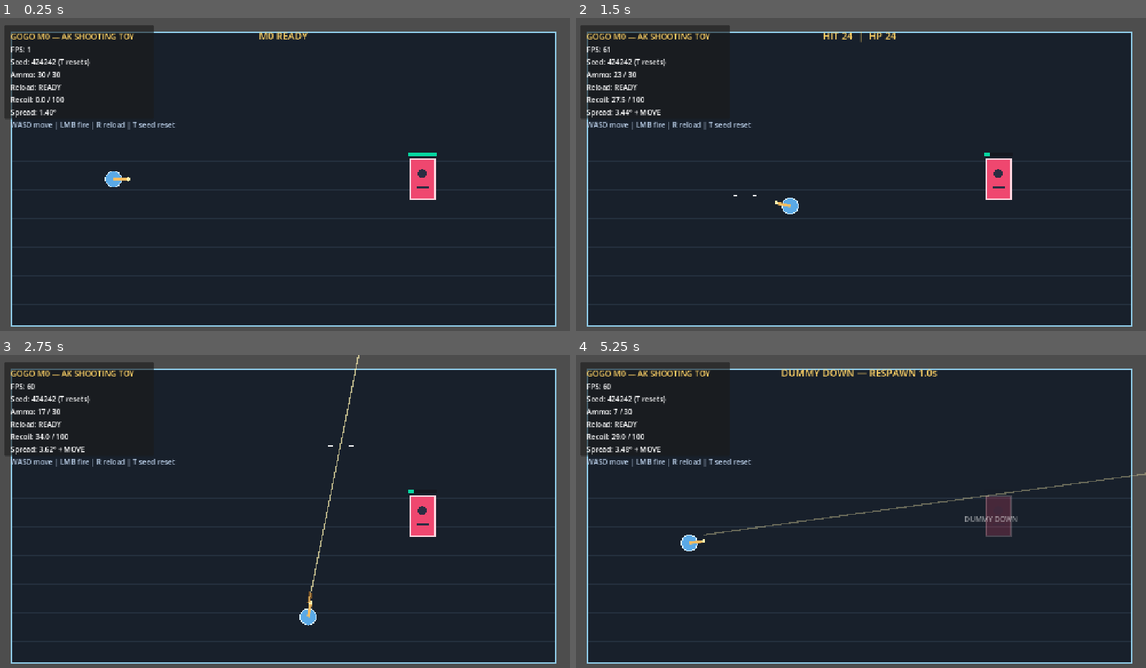
Above: before the commit, frames 1-4 (two rows, left to right).
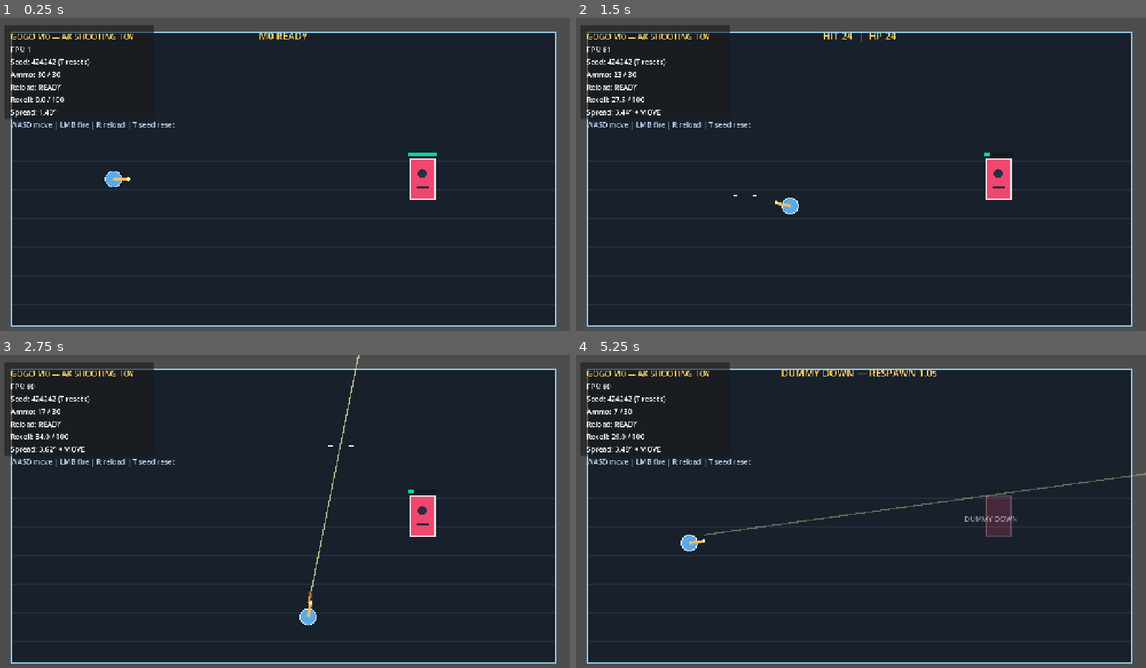
Above: after the commit, the same moments.

Repository: CarlHavingFun/GOGO
Game: Godot game, scene res://run/m0_shooting_toy.tscn
Same seed, same stepped clock (60 frames per second), same inputs: the game is played once before the commit and once after it.
Inputs (mouse positions are in pixels of both pictures, inside the frame that each line leads up to):
- Up to frame 1 (0.25 s): no input
- Up to frame 2 (1.5 s): tap Enter at 0.5 s; move the mouse to (986, 161) at 0.52 s; press the mouse at (986, 161) at 0.53 s; hold D (move_right) 0.53-1.28 s; move the mouse to (747, 196) at 1.27 s; release the mouse at (747, 196) at 1.28 s; hold S (move_down) from 1.28 s (still down); click (747, 196) at 1.35 s
- Up to frame 3 (2.75 s): move the mouse to (342, 445) at 2.02 s; release S (move_down) at 2.03 s; press the mouse at (342, 445) at 2.03 s; hold D (move_right) from 2.03 s (still down)
- Up to frame 4 (5.25 s): move the mouse to (832, 580) at 2.77 s; release D (move_right) at 2.78 s; release the mouse at (832, 580) at 2.78 s; hold W (move_up) 2.78-3.53 s; click (832, 580) at 2.85 s; move the mouse to (1032, 564) at 3.52 s; press the mouse at (1032, 564) at 3.53 s; hold A (move_left) 3.53-5.03 s; move the mouse to (690, 467) at 4.27 s; release the mouse at (690, 467) at 4.28 s; click (690, 467) at 4.35 s; move the mouse to (889, 514) at 5.02 s; press the mouse at (889, 514) at 5.03 s; hold S (move_down) from 5.03 s (still down)

The runs differ from the first frame. In frame 1, 0.9% of the frame differs, in the area x 1-55%, y 4-36%; in frame 2, 0.9%; in frame 3, 0.8%; in frame 4, 1.1%, in the area x 1-78%, y 4-54%.

Commit message:
fix: serialize M0 input actions for Godot 4.7

Diff:
--- a/project.godot
+++ b/project.godot
@@ -5,7 +5,7 @@
 [application]
 config/name="GOGO M0 Shooting Toy"
 run/main_scene="res://run/m0_shooting_toy.tscn"
-config/features=PackedStringArray("4.3", "GL Compatibility")
+config/features=PackedStringArray("4.7", "GL Compatibility")
 
 [display]
 window/size/viewport_width=1280
@@ -14,41 +14,42 @@
 window/size/window_height_override=720
 window/stretch/mode="canvas_items"
 
-[rendering]
-renderer/rendering_method="gl_compatibility"
-renderer/rendering_method.mobile="gl_compatibility"
-textures/default_filters/use_nearest_mipmap_filter=false
-
 [input]
 move_left={
 "deadzone": 0.2,
-"events": [Object(InputEventKey,"physical_keycode":65)]
+"events": [Object(InputEventKey,"resource_local_to_scene":false,"resource_name":"","device":0,"window_id":0,"alt_pressed":false,"shift_pressed":false,"ctrl_pressed":false,"meta_pressed":false,"pressed":false,"keycode":0,"physical_keycode":65,"key_label":0,"unicode":0,"location":0,"echo":false,"script":null)]
 }
 move_right={
 "deadzone": 0.2,
-"events": [Object(InputEventKey,"physical_keycode":68)]
+"events": [Object(InputEventKey,"resource_local_to_scene":false,"resource_name":"","device":0,"window_id":0,"alt_pressed":false,"shift_pressed":false,"ctrl_pressed":false,"meta_pressed":false,"pressed":false,"keycode":0,"physical_keycode":68,"key_label":0,"unicode":0,"location":0,"echo":false,"script":null)]
 }
 move_up={
 "deadzone": 0.2,
-"events": [Object(InputEventKey,"physical_keycode":87)]
+"events": [Object(InputEventKey,"resource_local_to_scene":false,"resource_name":"","device":0,"window_id":0,"alt_pressed":false,"shift_pressed":false,"ctrl_pressed":false,"meta_pressed":false,"pressed":false,"keycode":0,"physical_keycode":87,"key_label":0,"unicode":0,"location":0,"echo":false,"script":null)]
 }
 move_down={
 "deadzone": 0.2,
-"events": [Object(InputEventKey,"physical_keycode":83)]
+"events": [Object(InputEventKey,"resource_local_to_scene":false,"resource_name":"","device":0,"window_id":0,"alt_pressed":false,"shift_pressed":false,"ctrl_pressed":false,"meta_pressed":false,"pressed":false,"keycode":0,"physical_keycode":83,"key_label":0,"unicode":0,"location":0,"echo":false,"script":null)]
 }
 fire={
 "deadzone": 0.2,
-"events": [Object(InputEventMouseButton,"button_index":1)]
+"events": [Object(InputEventMouseButton,"resource_local_to_scene":false,"resource_name":"","device":0,"window_id":0,"alt_pressed":false,"shift_pressed":false,"ctrl_pressed":false,"meta_pressed":false,"button_mask":0,"position":Vector2(0, 0),"global_position":Vector2(0, 0),"factor":1.0,"button_index":1,"canceled":false,"pressed":false,"double_click":false,"script":null)]
 }
 reload={
 "deadzone": 0.2,
-"events": [Object(InputEventKey,"physical_keycode":82)]
+"events": [Object(InputEventKey,"resource_local_to_scene":false,"resource_name":"","device":0,"window_id":0,"alt_pressed":false,"shift_pressed":false,"ctrl_pressed":false,"meta_pressed":false,"pressed":false,"keycode":0,"physical_keycode":82,"key_label":0,"unicode":0,"location":0,"echo":false,"script":null)]
 }
 reset_seed={
 "deadzone": 0.2,
-"events": [Object(InputEventKey,"physical_keycode":84)]
+"events": [Object(InputEventKey,"resource_local_to_scene":false,"resource_name":"","device":0,"window_id":0,"alt_pressed":false,"shift_pressed":false,"ctrl_pressed":false,"meta_pressed":false,"pressed":false,"keycode":0,"physical_keycode":84,"key_label":0,"unicode":0,"location":0,"echo":false,"script":null)]
 }
 
 [layer_names]
 2d_physics/layer_1="Player"
 2d_physics/layer_2="Target"
+
+[rendering]
+textures/canvas_textures/default_texture_filter=0
+renderer/rendering_method="gl_compatibility"
+renderer/rendering_method.mobile="gl_compatibility"
+viewport/default_clear_color=Color(0.035, 0.043, 0.059, 1)
